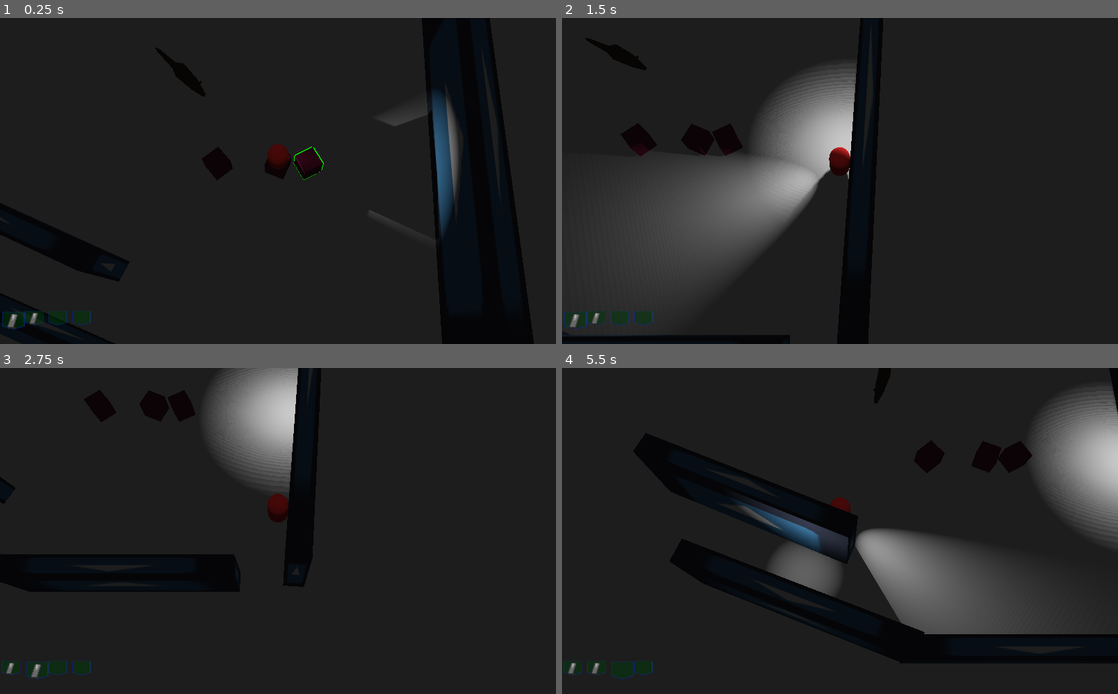
Above: before the commit, frames 1-4 (two rows, left to right).
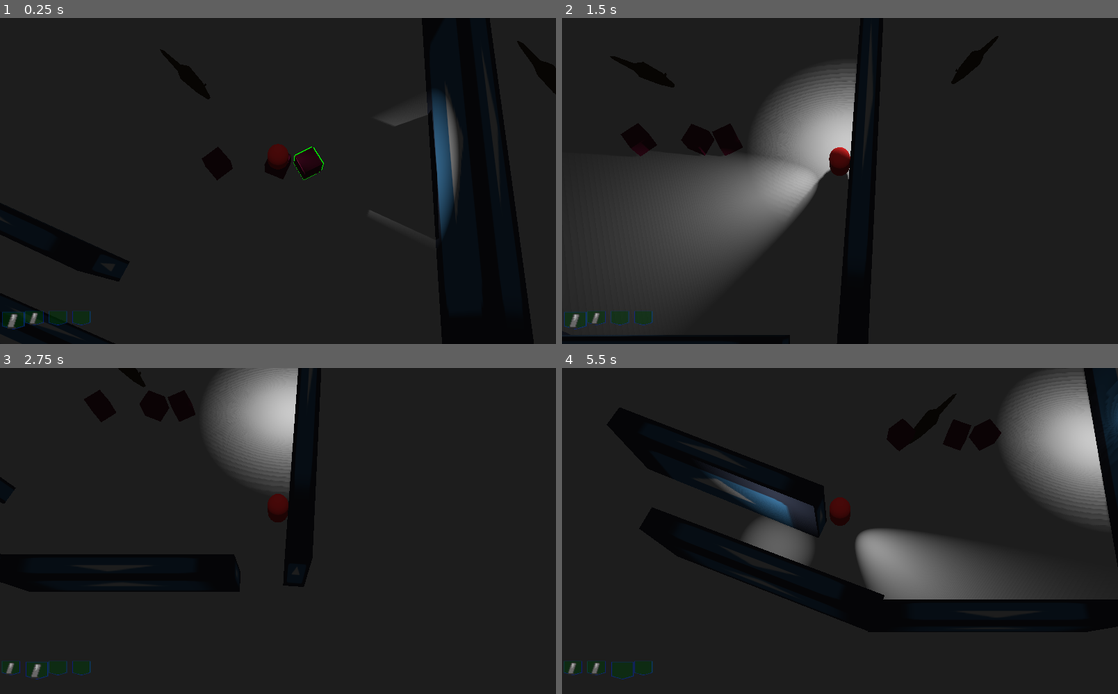
Above: after the commit, the same moments.

Repository: ghfox/overhead3dconv
Game: Godot game, scene res://Scn/Room.tscn
Two runs of this game, one before a commit and one after it. Both use one fixed random seed, a clock stepped at 60 frames per second and the inputs below. The engine's default icon, where the game draws it, is replaced by a stand-in: a white triangle on a blue panel in a dark square.
Inputs (mouse positions are in pixels of both pictures, inside the frame that each line leads up to):
- Up to frame 1 (0.25 s): no input
- Up to frame 2 (1.5 s): move the mouse to (962, 164) at 0.52 s; hold D 0.53-1.28 s; click (962, 164) at 0.6 s; move the mouse to (728, 197) at 1.27 s; hold S from 1.28 s (still down); tap Shift (focus_ability) at 1.35 s
- Up to frame 3 (2.75 s): move the mouse to (333, 459) at 2.02 s; release S at 2.03 s; hold D from 2.03 s (still down); tap Tab (next_pocket) at 2.1 s
- Up to frame 4 (5.5 s): move the mouse to (812, 596) at 2.77 s; release D at 2.78 s; hold W 2.78-3.53 s; tap E (pickup) at 2.85 s; click (812, 596) at 2.92 s; move the mouse to (1006, 579) at 3.52 s; hold A 3.53-5.03 s; click (1006, 579) at 3.6 s; move the mouse to (673, 482) at 4.27 s; tap Shift (focus_ability) at 4.35 s; move the mouse to (867, 531) at 5.02 s; hold S from 5.03 s (still down); tap Tab (next_pocket) at 5.1 s; click (867, 531) at 5.17 s

The runs differ from the first frame. In frame 1, 0.5% of the frame differs, in the area x 27-100%, y 7-25%; in frame 2, 0.8%; in frame 3, 0.1%; in frame 4, 16%, in the area x 26-100%, y 0-82%.

Commit message:
rat meanders and charges

Diff:
--- a/Classes/Enemy.gd
+++ b/Classes/Enemy.gd
@@ -11,6 +11,7 @@
 var hunter = true			#Pursues fast
 var alertLoc = null			#Loc of most recent alert
 var spottedLoc = null		#Loc of spotted
+var randomLoc = null		#for meandering, fleeing, etc
 var proximity = 1			#Dist to trigger charged
 var wasCharged = false		#Charged flag
 var isAlive = true
@@ -45,6 +46,10 @@
 		return
 	var space_state = get_world().direct_space_state
 	look(space_state)
+	if(targetLoc != null):
+		turnTowards(targetLoc,PI/2 * delta)
+		if(targetLoc.distance_to(translation) > 1):
+			move_and_collide(transform.basis.x * speed * delta)
 
 #must be invoked by physics thread
 #Adds the nearest ETarget that enemy has a 180 degree line of sight on
@@ -93,10 +98,8 @@
 	speed = 0
 
 func meander(delta):
-	if(randi()%2==1):
-		speed = walk
-	else:
-		speed = 0
+	speed = walk
+	targetLoc = randomLoc
 
 func patrol(delta):
 	pass
@@ -115,7 +118,6 @@
 func charge(delta):
 	speed = run
 	targetLoc = spottedLoc
-	turnTowards(targetLoc, PI/2 * delta)
 
 func maintain(delta):
 	speed = 0
--- a/Scn/Creatures/Rat_small.gd
+++ b/Scn/Creatures/Rat_small.gd
@@ -1,4 +1,13 @@
 extends Enemy
 
 func _ready():
+	pulse()
 	pass # Replace with function body.
+
+func pulse():
+	randomLoc = to_global(Vector3(10-randi()%20,0,10-randi()%20))
+	$Timer.start(3+(randi()%5))
+
+
+func _on_Timer_timeout():
+	pulse()
--- a/Scn/Creatures/Rat_small.tscn
+++ b/Scn/Creatures/Rat_small.tscn
@@ -21,3 +21,9 @@
 [node name="CollisionRat" type="CollisionShape" parent="."]
 transform = Transform( 1, 0, 0, 0, 1, 0, 0, 0, 1, 0.717103, 0.589, 0 )
 shape = SubResource( 1 )
+
+[node name="Timer" type="Timer" parent="."]
+wait_time = 5.0
+autostart = true
+
+[connection signal="timeout" from="Timer" to="." method="_on_Timer_timeout"]
--- a/Scn/Room.tscn
+++ b/Scn/Room.tscn
@@ -67,3 +67,6 @@
 
 [node name="Rat_Small" parent="." instance=ExtResource( 3 )]
 transform = Transform( 1, 0, 0, 0, 1, 0, 0, 0, 1, -10.3548, 0, -10.8946 )
+
+[node name="Rat_Small2" parent="." instance=ExtResource( 3 )]
+transform = Transform( 1, 0, 0, 0, 1, 0, 0, 0, 1, 29.65, 0, -10.8946 )
